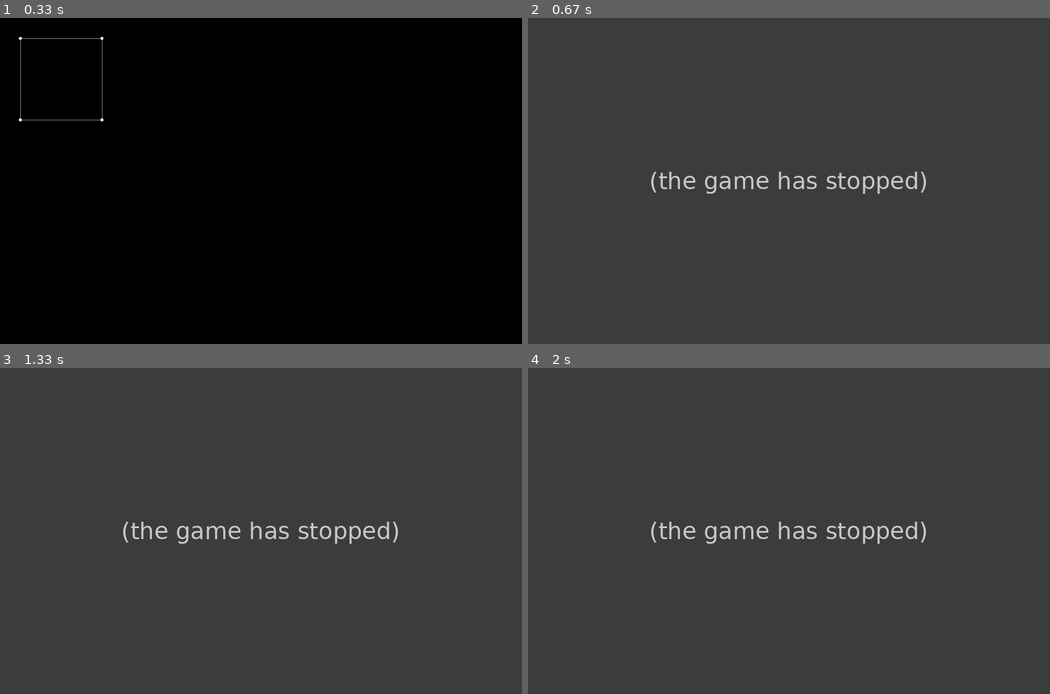
Above: before the commit, frames 1-4 (two rows, left to right).
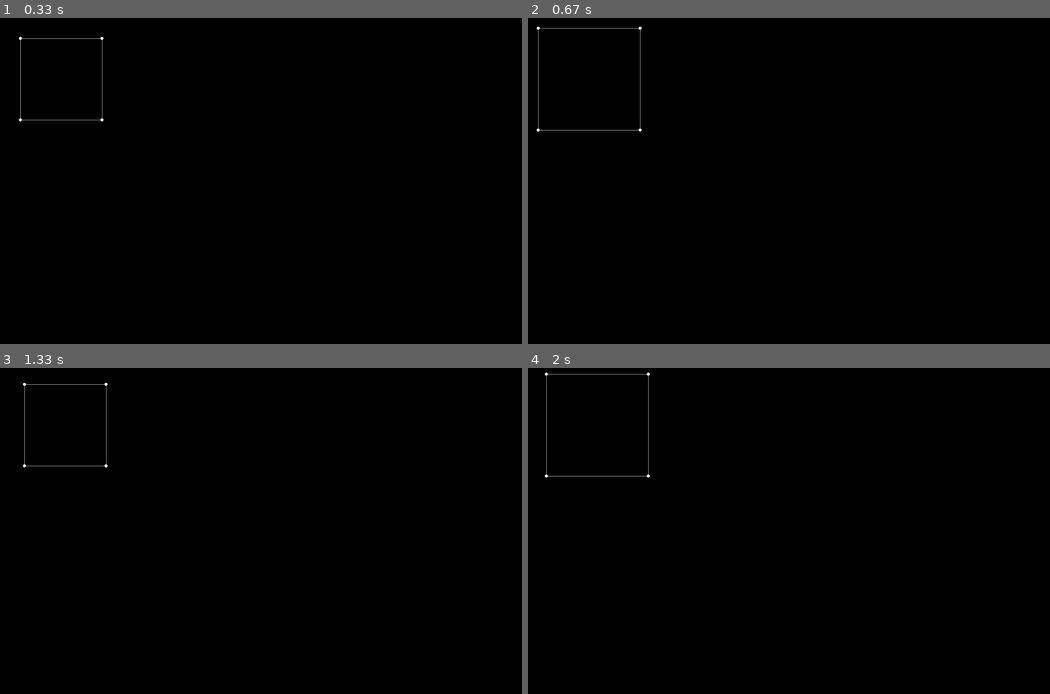
Above: after the commit, the same moments.

Repository: fusionzz/Python-Graphics
Game: pygame game, started from 3D_Graphics_with_Pygame_Matrices/projection_viewer.py
Same seed, same stepped clock (60 frames per second), same inputs: the game is played once before the commit and once after it.
Inputs:
- Up to frame 1 (0.33 s): no input
- Up to frame 2 (0.67 s): tap = at 0.33 s
- Up to frame 3 (1.33 s): hold Right 0.67-1.13 s; tap - at 0.82 s; hold Up from 1.17 s (still down)
- Up to frame 4 (2 s): release Up at 1.47 s; hold Right 1.5-1.97 s; tap = at 1.65 s

Frame 1 is identical in both runs. In frame 2, 100% of the frame differs, in the area x 0-100%, y 0-100%; in frame 3, 100%; in frame 4, 100%.
Error before the commit: AttributeError: 'Wireframe' object has no attribute 'scale' (projection_viewer.py line 65); the game stopped at 0.33 s (later frames are placeholders)

Commit message:
scale updated

Diff:
--- a/3D_Graphics_with_Pygame_Matrices/projection_viewer.py
+++ b/3D_Graphics_with_Pygame_Matrices/projection_viewer.py
@@ -56,13 +56,22 @@
         for wf in self.wireframes.values():
             wf.transform(translationMatrix)
 
+    """
+    #DEPRACATED
     def scaleAll(self, scale):
-        """Scale all wireframes by given scale, centered at center of the screen"""
+        #Scale all wireframes by given scale, centered at center of the screen
         center_x = self.width/2
         center_y = self.height/2
 
         for wireframe in self.wireframes.values():
             wireframe.scale((center_x, center_y), scale)
+    """
+
+    def scaleAll(self, scale):
+        """Scale all wireframes by given scale"""
+        for wireframe in self.wireframes.values():
+            wireframe.autoScale(sx=scale, sy=scale, sz=scale)
+
 
     def rotateAll(self, axis, theta):
         """Rotate all wireframe about their center along a given axis by theta"""
--- a/3D_Graphics_with_Pygame_Matrices/wireframe.py
+++ b/3D_Graphics_with_Pygame_Matrices/wireframe.py
@@ -219,7 +219,22 @@
 
     def scaleMatrix(sx=0, sy=0, sz=0) -> np.ndarray:
         """Return matrix for scaling along all axis around center"""
-        pass
+
+        return np.array([
+            [sx, 0, 0, 0],
+            [0, sy, 0, 0],
+            [0, 0, sz, 0],
+            [0, 0, 0, 1]
+        ])
+
+    def autoScale(self, sx=0, sy=0, sz=0) -> None:
+        scaleMatrix = Wireframe.scaleMatrix(sx, sy, sz)
+        center_coords = self.findCenter()
+        centerMatrixNeg = Wireframe.translationMatrix(*[-x for x in center_coords])
+        centerMatrix = Wireframe.translationMatrix(*center_coords)
+        self.transform(centerMatrixNeg)
+        self.transform(scaleMatrix)
+        self.transform(centerMatrix)
 
 
     """
